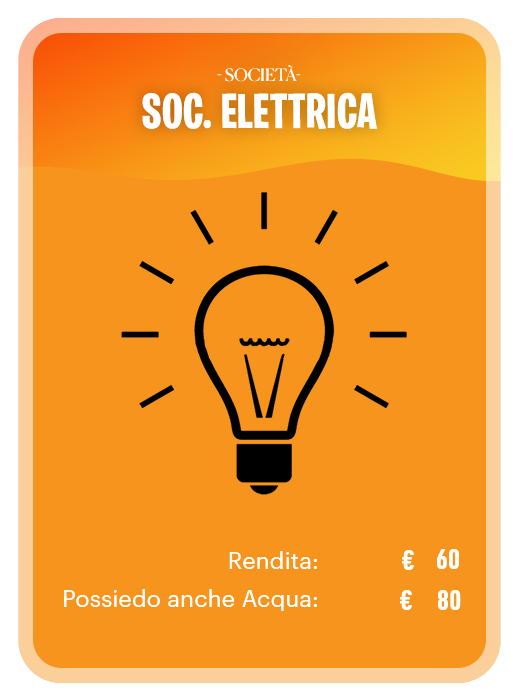
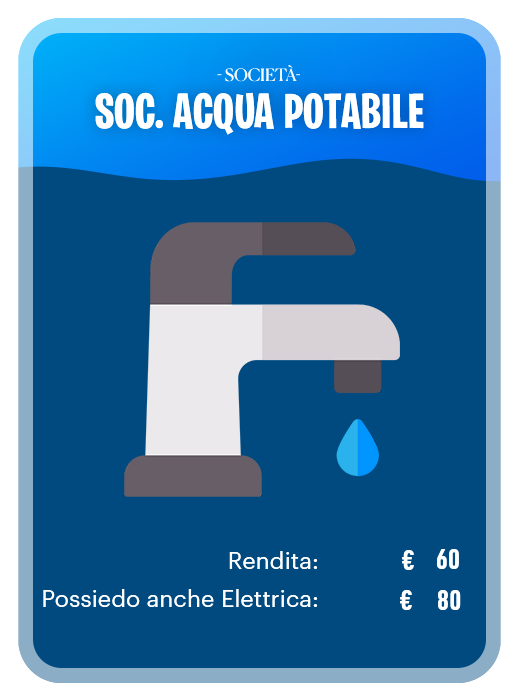
The second 527x700 image is a revision of the first. Changes to its layers:
renamed "Simple_light_bulb_graphic" to "tap", painted on it over [left=121, top=192, right=407, bottom=497]
renamed "Possiedo anche Acqua:" to "Possiedo anche Elettrica:", painted on it over [left=43, top=589, right=318, bottom=611]
renamed "SOC. ELETTRICA" to "SOC. ACQUA POTABILE", painted on it over [left=95, top=92, right=424, bottom=135]
painted on "Rettangolo arrotondato 1" over [left=18, top=18, right=501, bottom=683]
